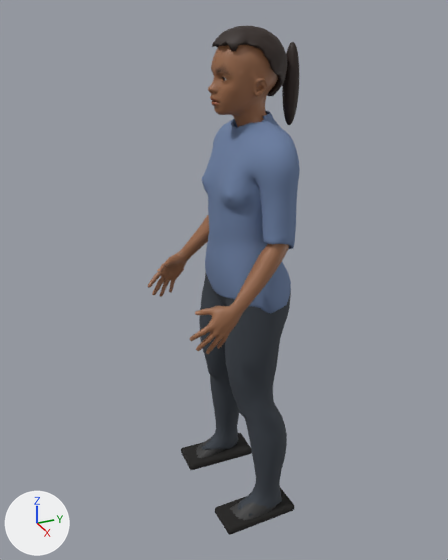
The glTF model public/assets/characters/ana.glb: old version first, new version second.
Rendered twice from a camera (50 mm lens) standing at (1.672, -0.861, 1.691) and looking at (-0.023, -0.098, 0.844). Lighting does not change. The marker at lower left points along +X, +Y and +Z. The first picture is the older version. Vertices at exactly the same position are counted once.

Names of what the first picture shows: 'ana_body', 'ana_boots', 'ana_hair', 'ana_pants', 'ana_shirt', 'ana_sole_l', 'ana_sole_r', 'ana_tail'.
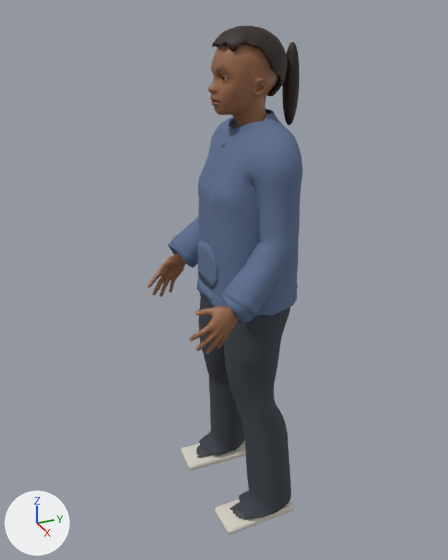
Where the change shows, as pixel boxes [x1, y1, x2, y2] in the pictures (448 x 560 px):
'ana_jacket', added (blue)
    after: [168, 109, 303, 324]
'ana_shirt', deleted (blue)
    before: [202, 110, 300, 314]
'ana_pants', reshaped
    before: [199, 273, 291, 516]
    after: [199, 296, 291, 519]
'ana_sole', added
    after: [181, 441, 295, 535]
'ana_sole_l', deleted (black)
    before: [215, 488, 295, 535]
'ana_sole_r', deleted (black)
    before: [181, 433, 252, 470]
'ana_tail', unchanged, covered by the edit
    before: [282, 42, 299, 125]

The change, as a diff of the scene's bpy script:
```diff
--- a/public/assets/characters/ana.glb.py
+++ b/public/assets/characters/ana.glb.py
@@ mat_ana_mat_sole @@
 mat_ana_mat_sole = principled_material('ana_mat_sole')
-mat_ana_mat_sole.base_color = (0.0103, 0.00913, 0.00802)  # black #1a1816
+mat_ana_mat_sole.base_color = (0.694, 0.658, 0.578)  # light grey #d9d4c8
 mat_ana_mat_sole.roughness = 0.9
@@ mat_ana_mat_jacket @@
+mat_ana_mat_jacket = principled_material('ana_mat_jacket')
+mat_ana_mat_jacket.base_color = (0.109, 0.162, 0.283)  # blue #5d7091
+mat_ana_mat_jacket.roughness = 0.9
@@ me_ana_pants @@
 # used by ob_ana_pants; location = (0.0, 0.0, 0.0)
-me_ana_pants.from_pydata(...)  # 3238 vertices, 6480 faces; spans x -0.225..0.225, y -0.149..0.095, z 0.027..1.007
+me_ana_pants.from_pydata(...)  # 3238 vertices, 6480 faces; spans x -0.251..0.251, y -0.152..0.098, z 0.027..1.007
+# me_ana_pants part 1: 3238 of 3238 vertices moved; they spanned x -0.225..0.225, y -0.149..0.095, z 0.027..1.007 and now span x -0.251..0.251, y -0.152..0.098, z 0.027..1.007; mean shift (0.0, 0.0, 0.0)
 me_ana_pants.materials.append(mat_ana_mat_pants)
@@ me_ana_sole @@
+me_ana_sole.from_pydata(...)  # 112 vertices, 216 faces; spans x -0.237..0.237, y -0.201..0.071, z 0.0..0.028
+me_ana_sole.materials.append(mat_ana_mat_sole)  # light grey #d9d4c8
@@ me_ana_jacket @@
+me_ana_jacket.from_pydata(...)  # 4892 vertices, 9788 faces; spans x -0.28..0.28, y -0.213..0.123, z 0.793..1.385
+me_ana_jacket.materials.append(mat_ana_mat_jacket)  # blue #5d7091
@@ ob_ana_shirt @@
-ob_ana_shirt = bpy.data.objects.new('ana_shirt', me_ana_shirt)
-ob_ana_shirt.location = (0.0, 0.0, 0.0)
@@ ob_ana_sole_l @@
-ob_ana_sole_l = bpy.data.objects.new('ana_sole_l', me_ana_sole_l)
-ob_ana_sole_l.location = (0.0, 0.0, 0.0)
@@ ob_ana_sole_r @@
-ob_ana_sole_r = bpy.data.objects.new('ana_sole_r', me_ana_sole_r)
-ob_ana_sole_r.location = (0.0, 0.0, 0.0)
@@ ob_ana_sole @@
+ob_ana_sole = bpy.data.objects.new('ana_sole', me_ana_sole)
+ob_ana_sole.location = (0.0, 0.0, 0.0)
@@ ob_ana_jacket @@
+ob_ana_jacket = bpy.data.objects.new('ana_jacket', me_ana_jacket)
+ob_ana_jacket.location = (0.0, 0.0, 0.0)
```
